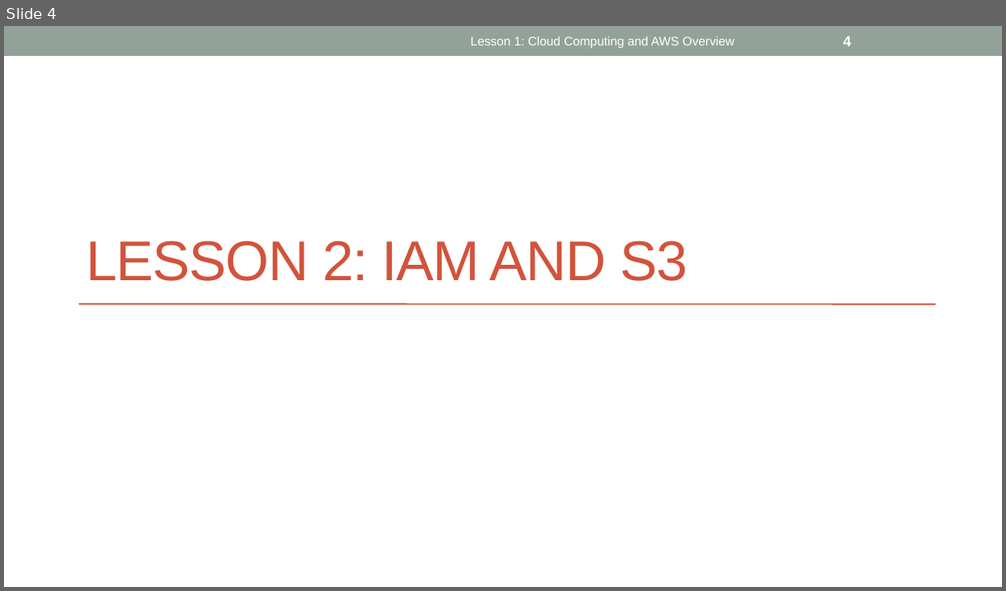
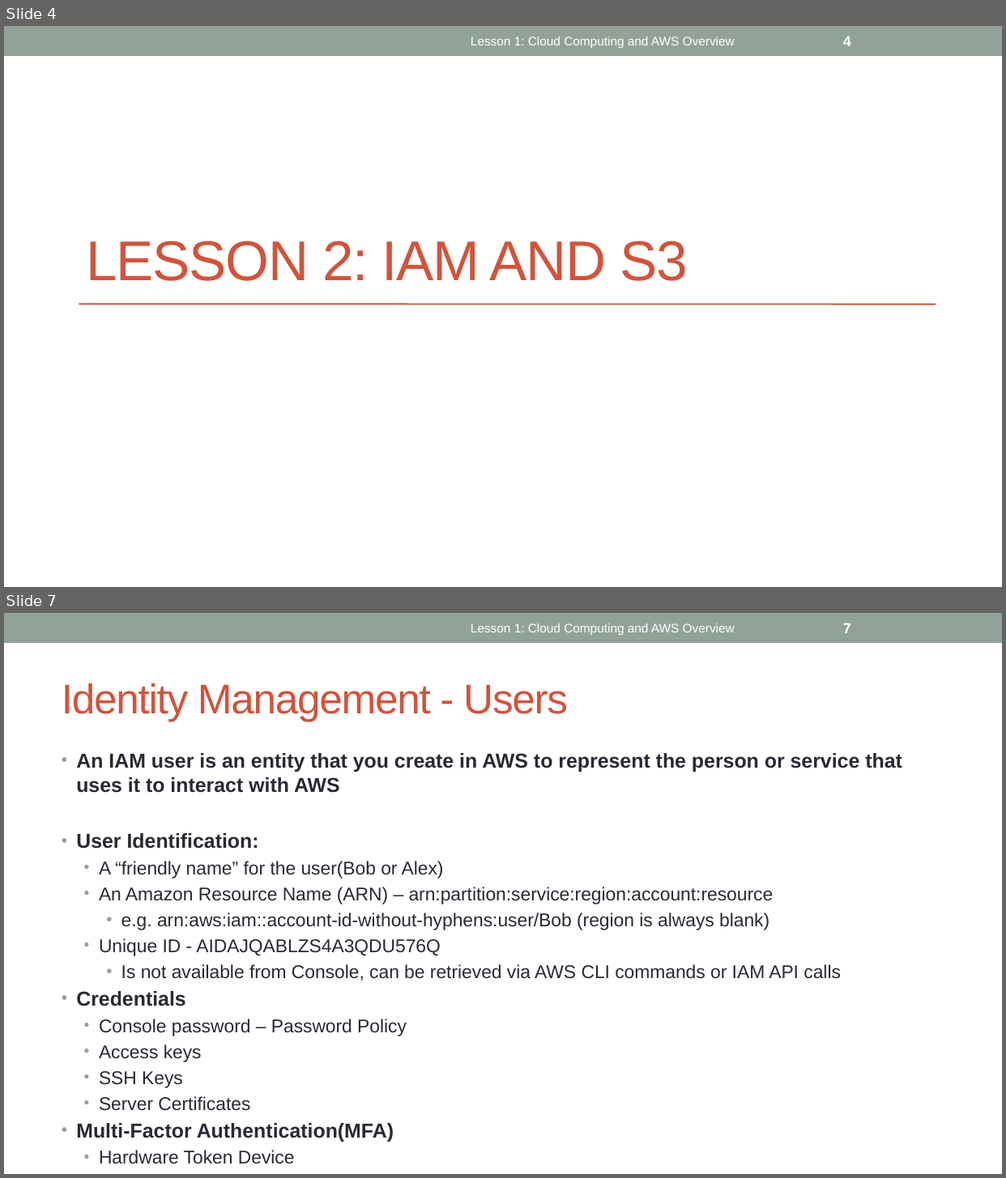
Before and after one commit to ignis01/aws101, a slide deck: aws101-2.pptx. Shown one above the other, each under a label of ours: slide 4 before the commit, slides 4 and 7 after it; the slides between them are not shown. The pictures are 1006x591 and 1006x1178 pixels, drawn with LibreOffice and Linux fonts; fonts in the diff are those of the drawing. Boxes give left, top, right and bottom in pixels: in the first picture for what was removed or moved away, otherwise in the second. Text is boxed around its words. In the diff, an @@ line names an element or a change of style, - is before the commit and + after.

Commit message:
lesson 2 deck created

```diff
--- a/aws101-2.pptx
+++ b/aws101-2.pptx
@@ slide 7 added at [4, 613, 1002, 1174], background #FFFFFF; not listed: 1 template element that a slide beside it also shows @@
@@ text added at [471, 624, 735, 635], 12 pt, text #FFFFFF @@
+Lesson 1: Cloud Computing and AWS Overview
@@ page number added at [843, 624, 851, 633], 14 pt, text #FFFFFF, bold @@
+7
@@ title added at [62, 683, 568, 722], 40 pt, text #D2533C @@
+Identity Management - Users
@@ text added at [76, 753, 902, 1165], 17.8 pt, text #292934 @@
+• An IAM user is an entity that you create in AWS to represent the person or service that uses it to interact with AWS
+• User Identification:
+  • A “friendly name” for the user(Bob or Alex)
+  • An Amazon Resource Name (ARN) – arn:partition:service:region:account:resource
+    • e.g. arn:aws:iam::account-id-without-hyphens:user/Bob (region is always blank)
+  • Unique ID - AIDAJQABLZS4A3QDU576Q
+    • Is not available from Console, can be retrieved via AWS CLI commands or IAM API calls
+• Credentials
+  • Console password – Password Policy
+  • Access keys
+  • SSH Keys
+  • Server Certificates
+• Multi-Factor Authentication(MFA)
+  • Hardware Token Device
+  • Virtual MFA Device
+  • SMS
```
Also in this commit, not shown: 1 slide changed, 3 other slides added.
